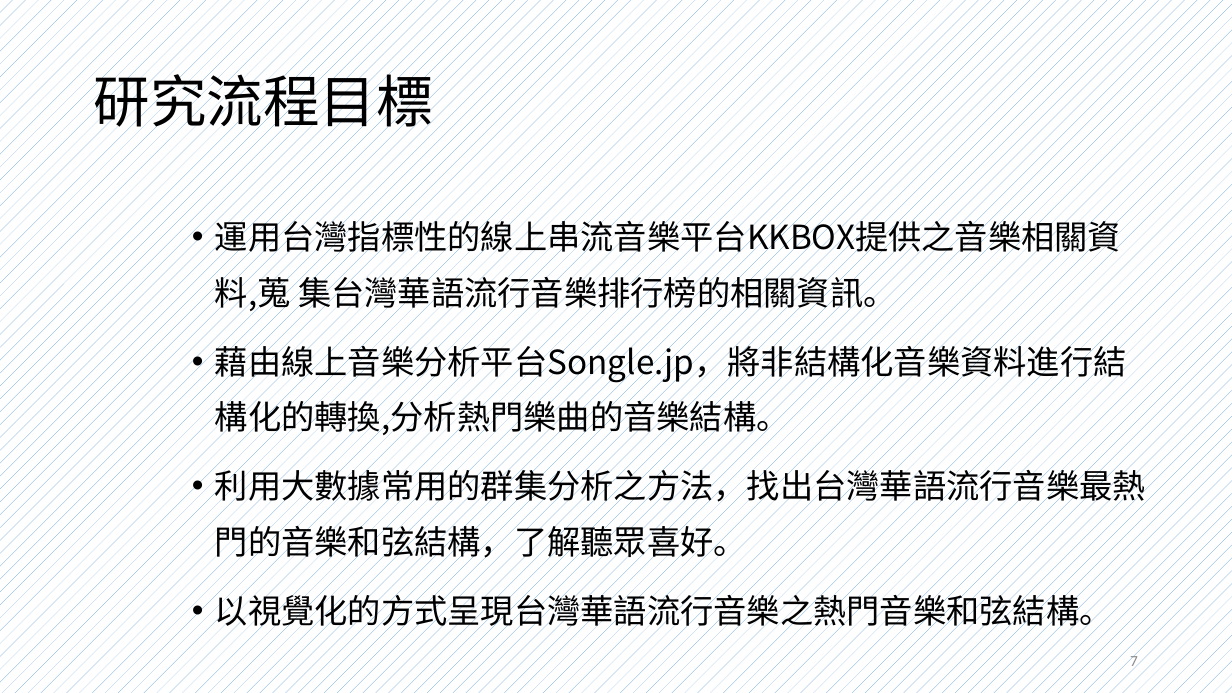
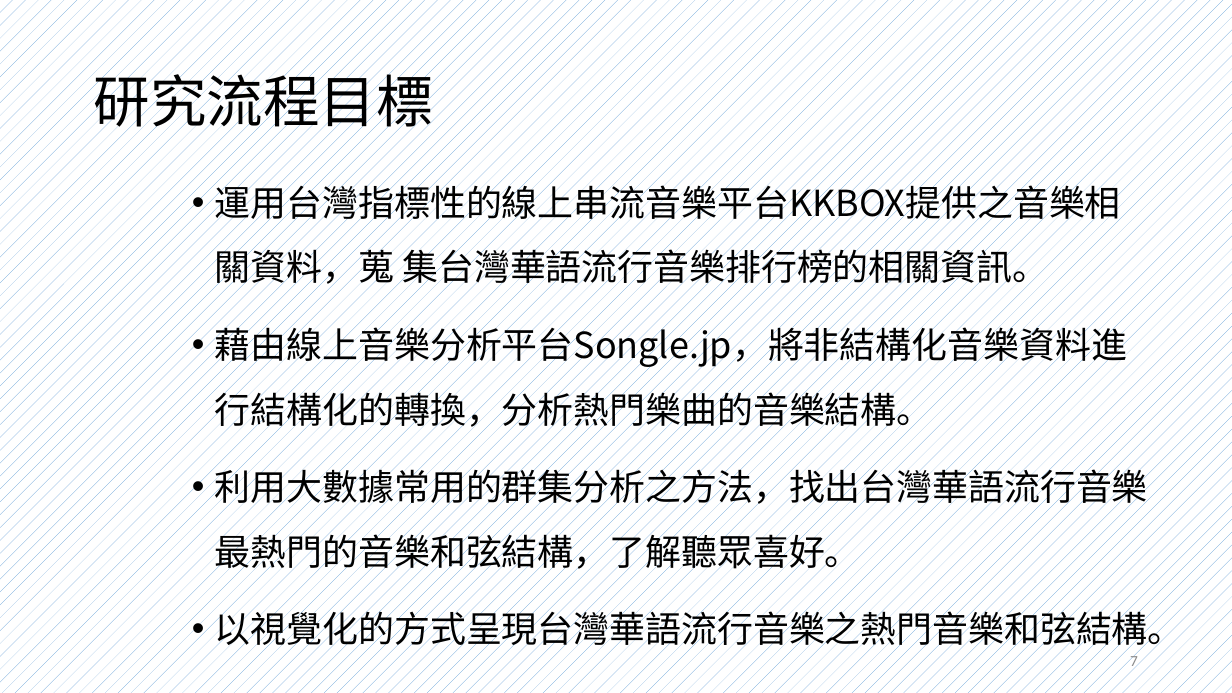
Before and after one commit to p988744/paper, a slide deck: slide 7 of 2015口試.pptx. Drawn at 1232x693 pixels with LibreOffice and Linux fonts; fonts in the diff are those of the drawing. Boxes give left, top, right and bottom in pixels: in the first picture for what was removed or moved away, otherwise in the second. Text is boxed around its words. In the diff, an @@ line names an element or a change of style, - is before the commit and + after.

```diff
--- a/2015口試.pptx
+++ b/2015口試.pptx
@@ text "運用台灣指標性的線上串流音樂平台KKBOX提供之音樂相關資料，蒐 集台灣華語流行音樂排行榜的相關資訊。": place and size @@
-text "運用台灣指標性的線上串流音樂平台KKBOX提供之音樂相關資料，蒐 集台灣華語流行音樂排行榜的相關資訊。" at bbox=[215, 215, 1146, 632]
+text "運用台灣指標性的線上串流音樂平台KKBOX提供之音樂相關資料，蒐 集台灣華語流行音樂排行榜的相關資訊。" at bbox=[215, 179, 1184, 652]
@@ text at bbox=[215, 179, 1127, 432]: text changed; size 25.9 to 28 pt @@
-• 運用台灣指標性的線上串流音樂平台KKBOX提供之音樂相關資料,蒐 集台灣華語流行音樂排行榜的相關資訊。
-• 藉由線上音樂分析平台Songle.jp，將非結構化音樂資料進行結構化的轉換,分析熱門樂曲的音樂結構。
+• 運用台灣指標性的線上串流音樂平台KKBOX提供之音樂相關資料，蒐 集台灣華語流行音樂排行榜的相關資訊。
+• 藉由線上音樂分析平台Songle.jp，將非結構化音樂資料進行結構化的轉換，分析熱門樂曲的音樂結構。
@@ text at bbox=[215, 464, 1184, 652]: size 25.9 to 28 pt in "利用大數據常用的群集分析之方法，找出台灣華語流行音樂最熱門的音樂和弦結構，了解聽眾喜好。", "以視覺化的方式呈現台灣華語流行音樂之熱門音樂和弦結構。"; line spacing 1.4 to 1.5 @@
```
Also in this commit, not shown: 3 other slides changed, 2 other files.
